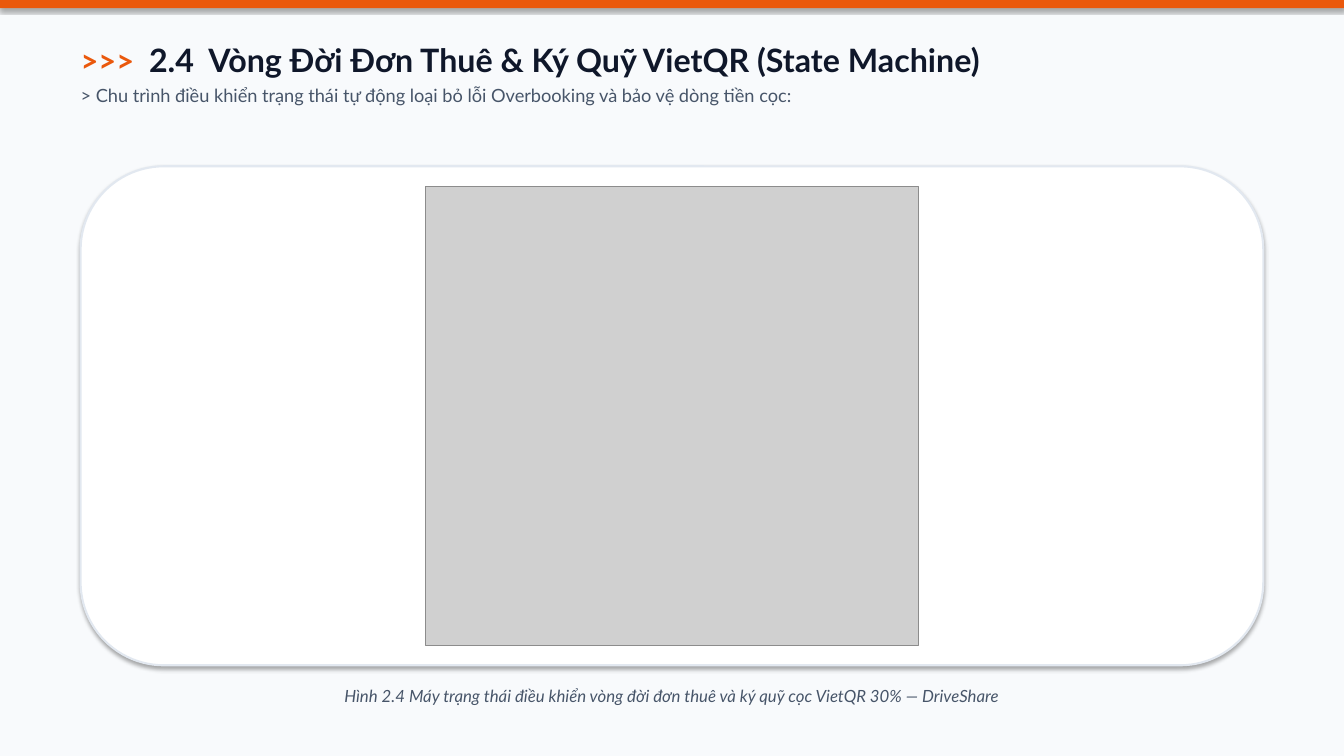
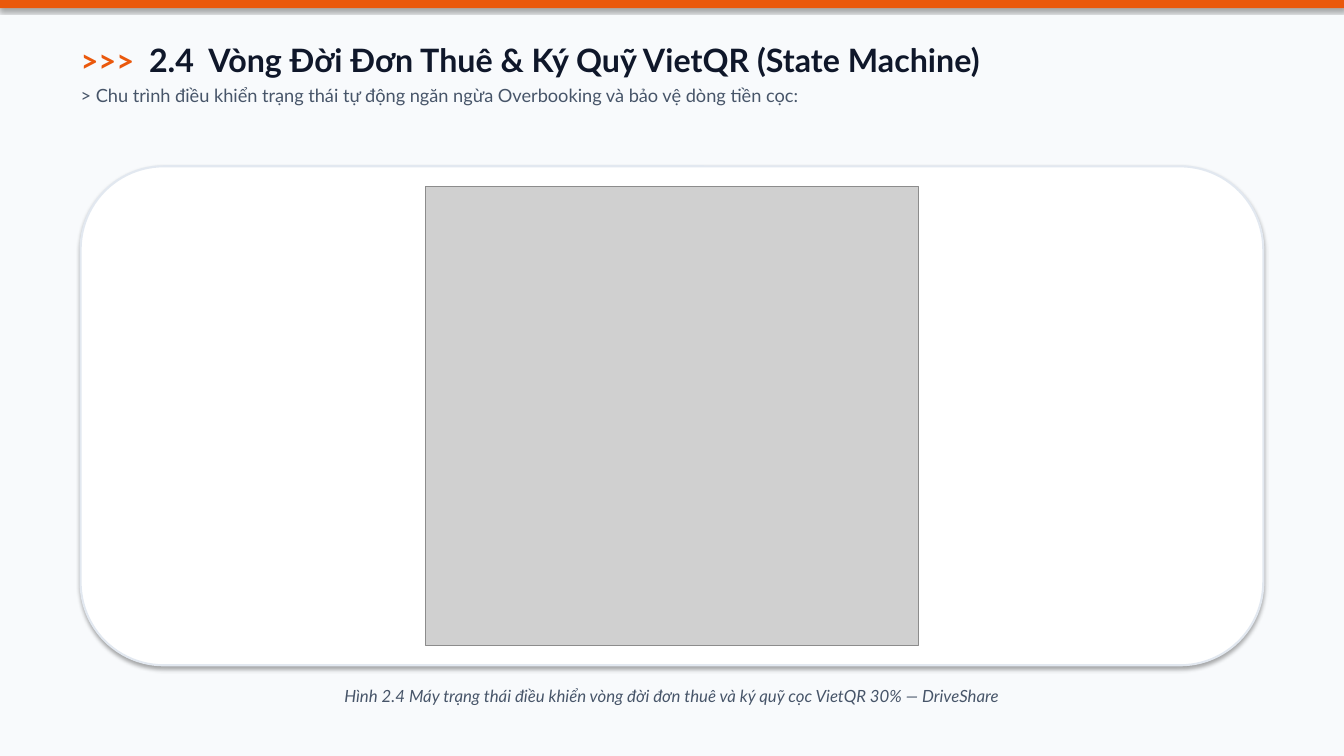
Before and after one commit to em123ngao-arch/thueXe_Online, a slide deck: slide 8 of docs/Slide_Bao_Ve_Do_An_DriveShare_K4.pptx. Drawn at 1344x756 pixels with LibreOffice and Linux fonts; fonts in the diff are those of the drawing; grey boxes stand for pictures. Boxes give left, top, right and bottom in pixels: in the first picture for what was removed or moved away, otherwise in the second. Text is boxed around its words. In the diff, an @@ line names an element or a change of style, - is before the commit and + after.

```diff
--- a/docs/Slide_Bao_Ve_Do_An_DriveShare_K4.pptx
+++ b/docs/Slide_Bao_Ve_Do_An_DriveShare_K4.pptx
@@ text at [96,87,798,106]: text changed @@
-> Chu trình điều khiển trạng thái tự động loại bỏ lỗi Overbooking và bảo vệ dòng tiền cọc:
+> Chu trình điều khiển trạng thái tự động ngăn ngừa Overbooking và bảo vệ dòng tiền cọc:
```
Also in this commit, not shown: 15 other slides changed, 2 slides removed, 38 other files.
